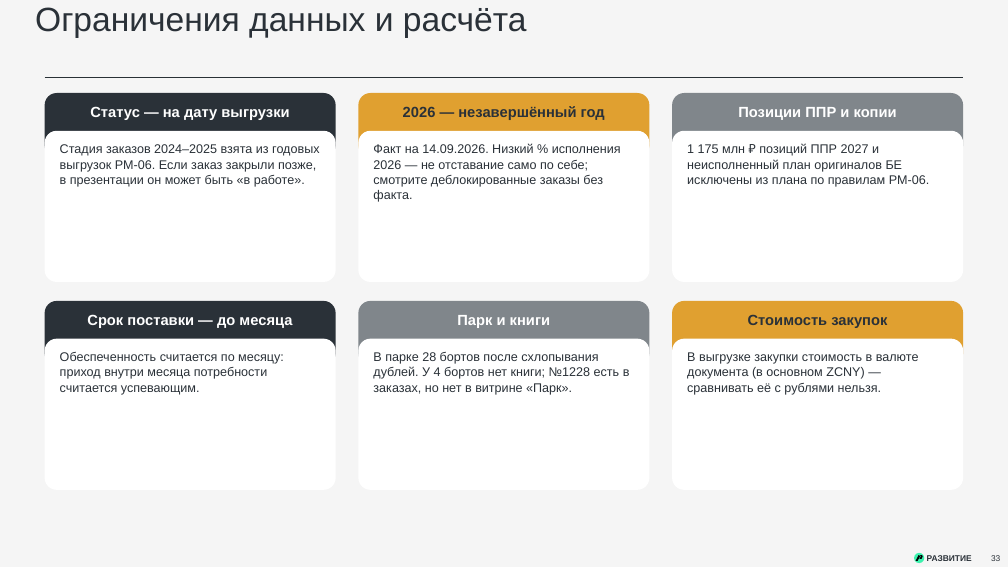
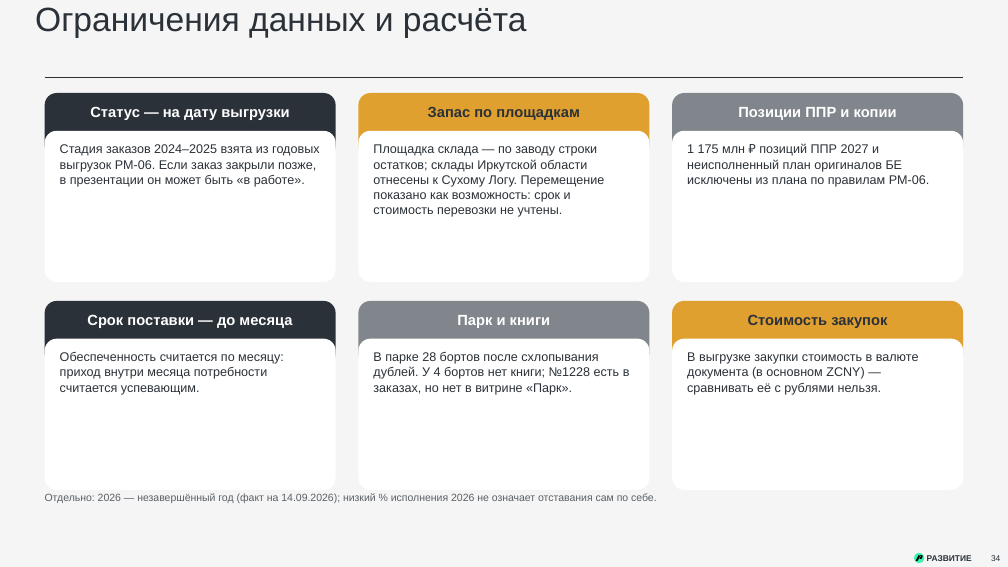
Before and after one commit to victorekuznetsov/TZ, a slide deck: slide 34 of exports/WK_ispolnenie_2024-2026_plan_2027.pptx (slide 33 before the commit). Drawn at 1008x567 pixels with LibreOffice and Linux fonts; fonts in the diff are those of the drawing. Boxes give left, top, right and bottom in pixels: in the first picture for what was removed or moved away, otherwise in the second. Text is boxed around its words. In the diff, an @@ line names an element or a change of style, - is before the commit and + after.

```diff
--- a/exports/WK_ispolnenie_2024-2026_plan_2027.pptx
+++ b/exports/WK_ispolnenie_2024-2026_plan_2027.pptx
@@ text at [428,107,580,120]: text changed @@
-2026 — незавершённый год
+Запас по площадкам
@@ text at [373,144,605,217]: text changed @@
-Факт на 14.09.2026. Низкий % исполнения 2026 — не отставание само по себе; смотрите деблокированные заказы без факта.
+Площадка склада — по заводу строки остатков; склады Иркутской области отнесены к Сухому Логу. Перемещение показано как возможность: срок и стоимость перевозки не учтены.
@@ text added at [45,493,657,503], 10 pt, text #5B6167 @@
+Отдельно: 2026 — незавершённый год (факт на 14.09.2026); низкий % исполнения 2026 не означает отставания сам по себе.
```
Also in this commit, not shown: 11 other slides changed, 2 slides added, 1 slide removed, 2 other files.
